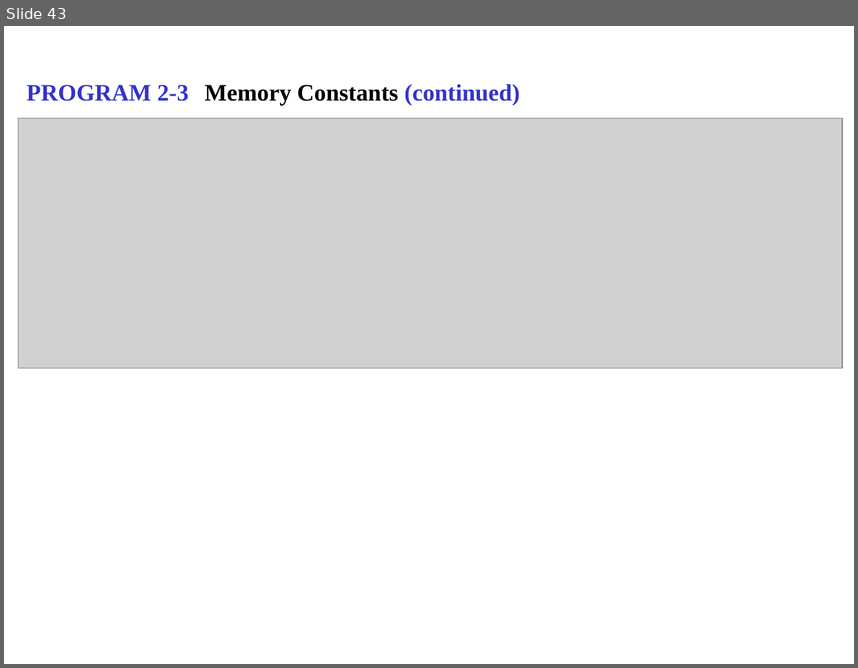
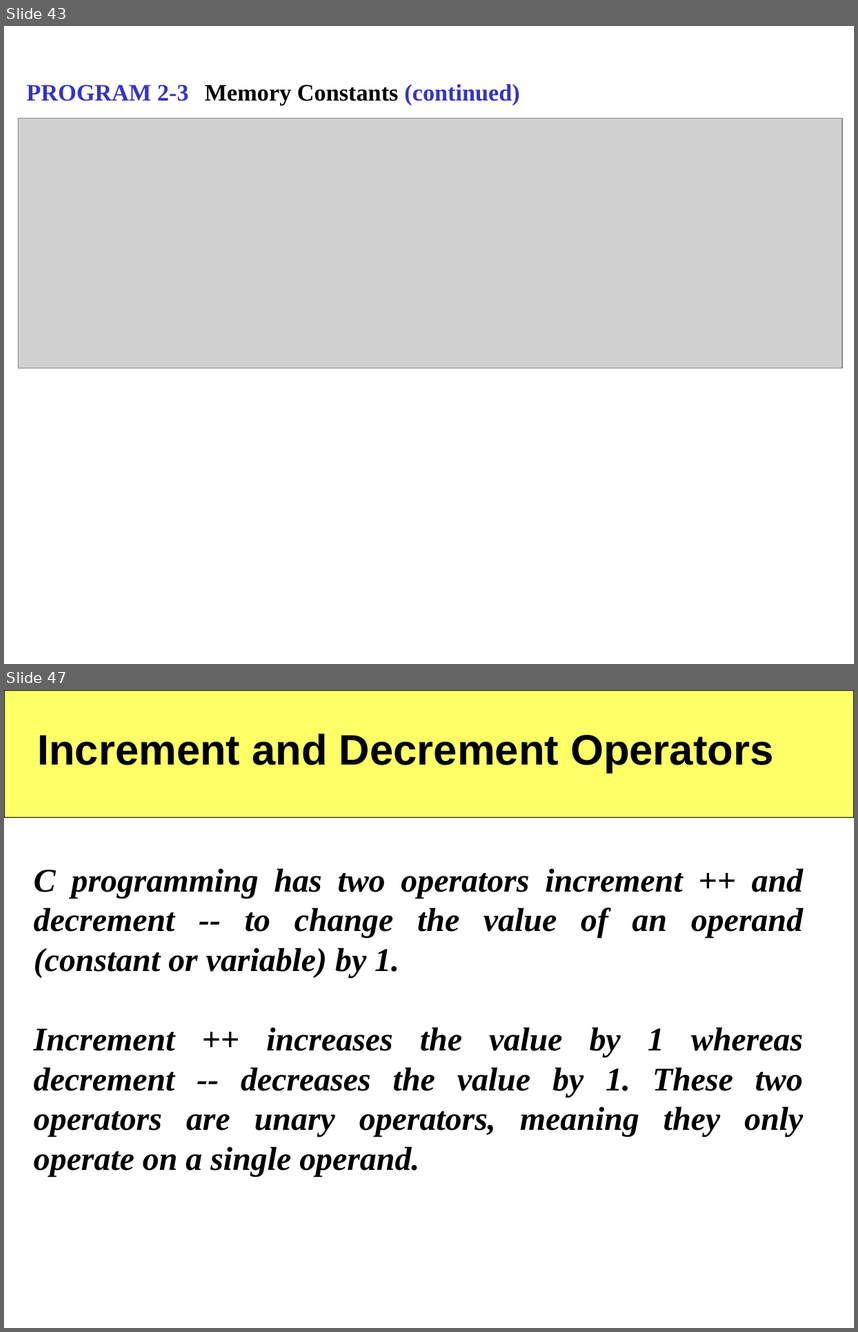
Before and after one commit to mentormaya/notes, a slide deck: assets/Computer_Science/Class_11/C Programming.ppt. Shown one above the other, each under a label of ours: slide 43 before the commit, slides 43 and 47 after it; the slides between them are not shown. The pictures are 858x668 and 858x1332 pixels, drawn with LibreOffice and Linux fonts; fonts in the diff are those of the drawing; grey boxes stand for pictures. Boxes give left, top, right and bottom in pixels: in the first picture for what was removed or moved away, otherwise in the second. Text is boxed around its words. In the diff, an @@ line names an element or a change of style, - is before the commit and + after.

Commit message:
updated

```diff
--- a/assets/Computer_Science/Class_11/C Programming.ppt
+++ b/assets/Computer_Science/Class_11/C Programming.ppt
@@ slide 47 added at (4,690,854,1328), background #FFFFFF @@
@@ rectangle added at (4,690,854,818), fill #FFFF66, outline #000000 0.74 pt @@
@@ text added at (37,733,773,773), 36 pt, text #000000, bold @@
+Increment and Decrement Operators
@@ text added at (34,868,804,1176), 28 pt, text #000000, bold, italic @@
+C programming has two operators increment ++ and decrement -- to change the value of an operand (constant or variable) by 1.
+Increment ++ increases the value by 1 whereas decrement -- decreases the value by 1. These two operators are unary operators, meaning they only operate on a single operand.
```
Also in this commit, not shown: 10 other slides added.
